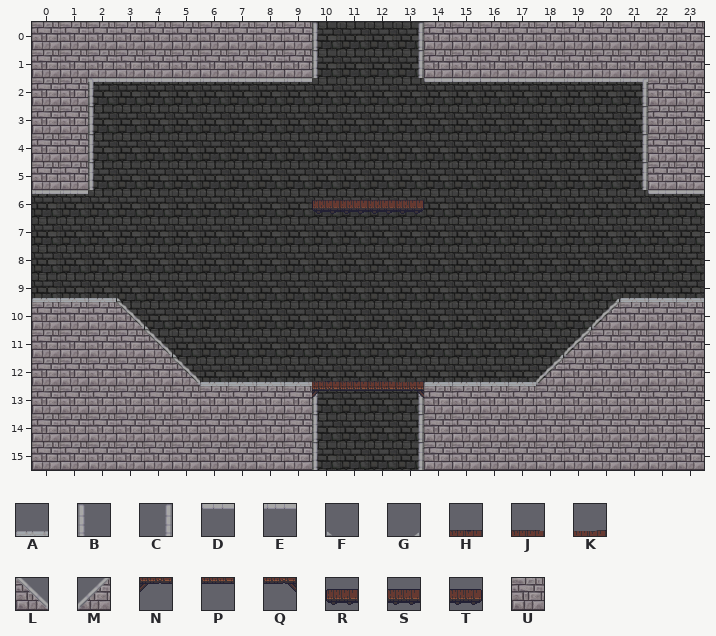
Two versions of a level (Tiled map, android/assets/Maps/left/left3.tmx). The picture above was drawn from the file before the commit.
Cells are 32x32 px. Shown: x 0..23, y 0..15.
Key: from "castle": A 1, B 35, C 37, D 131, E 132, F 160, G 163, H 280, J 281, K 282, L 290, M 291, N 311, P 312, Q 313, R 342, S 343, T 344; from "wall": U 0.
_ is an empty cell.
Layers that did not change in this view are not listed.
Layer "Слой тайлов 2" before, first column x 0:
 0 UUUUUUUUUUB__CUUUUUUUUUU
 1 UUUUUUUUUUB__CUUUUUUUUUU
 2 UUEEEEEEEE________EEEEUU
 3 UUB___________________UU
 4 UUB___________________UU
 5 UUB___________________UU
 6 EE______________________
 7 ________________________
 8 ________________________
 9 AAAF________________GAAA
10 UUULF______________GMUUU
11 UUUULF____________GMUUUU
12 UUUUULF_______AAAAMUUUUU
13 UUUUUUUUUUB__CUUUUUUUUUU
14 UUUUUUUUUUB__CUUUUUUUUUU
15 UUUUUUUUUUB__CUUUUUUUUUU
Layer "Fire" before, first column x 0:
 0 ________________________
 1 ________________________
 2 __B___________DDDD___C__
 3 _____________________C__
 4 _____________________C__
 5 _____________________C__
 6 __________RSST________DD
 7 ________________________
 8 ________________________
 9 ________________________
10 ________________________
11 ________________________
12 ______AAAAHHJK__________
13 __________NPPQ__________
14 ________________________
15 ________________________
After the commit:
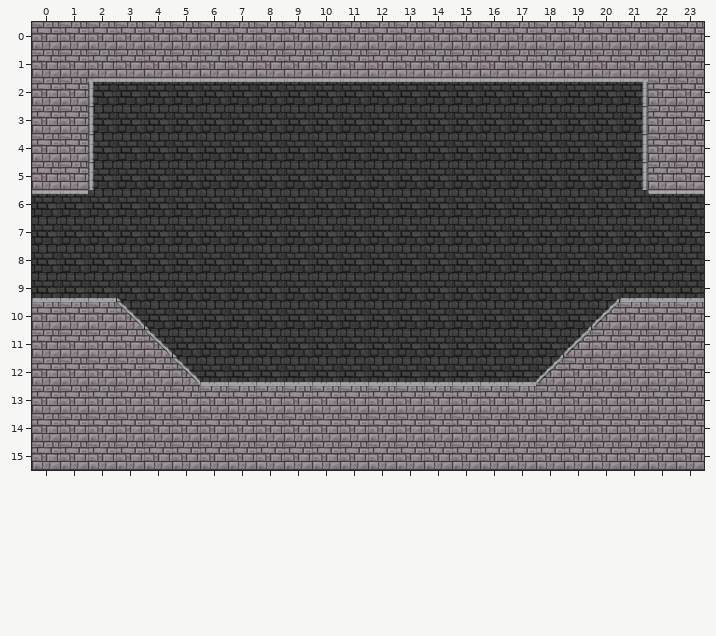
Changes in this commit:
Changed rows in their new state; . is an unchanged cell.
Layer "Слой тайлов 2":
first column x 10:
 0 UUUU
 1 UUUU
 2 EEEE
first column x 10:
13 UUUU
14 UUUU
15 UUUU
Layer "Fire":
first column x 10:
 6 ____
first column x 10:
12 AAAA
13 ____
